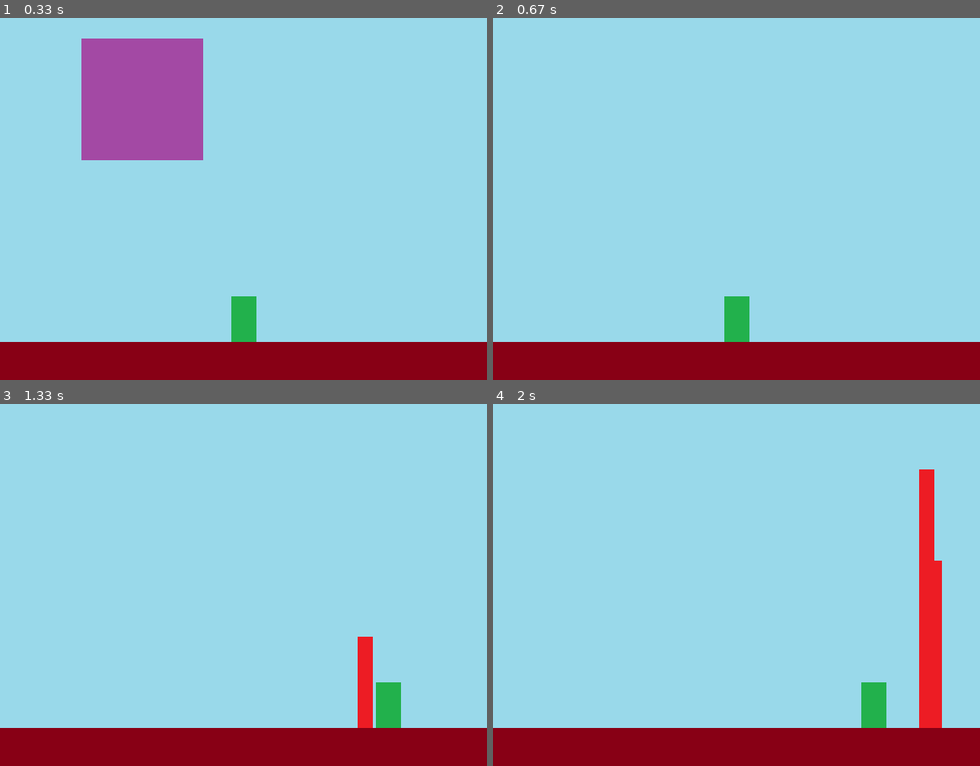
Above: before the commit, frames 1-4 (two rows, left to right).
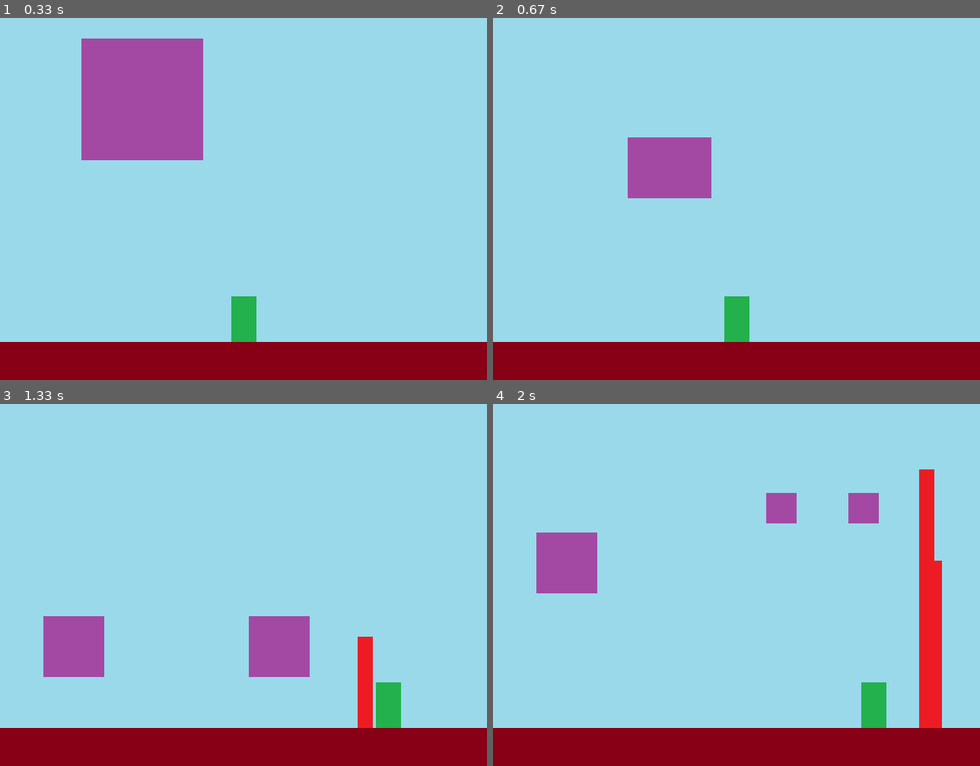
Above: after the commit, the same moments.

Repository: pitca8413/pygame
Game: pygame game, started from py_pang/05 final.py
The game is run twice, just before and just after one commit, with the same random seed, the same clock (stepped at 60 frames per second) and the same inputs.
Inputs:
- Up to frame 1 (0.33 s): no input
- Up to frame 2 (0.67 s): tap Space at 0.33 s
- Up to frame 3 (1.33 s): hold Right 0.67-1.13 s; hold Right from 1.17 s (still down); tap Space at 1.23 s
- Up to frame 4 (2 s): tap Space at 1.53, 1.73 s; release Right at 1.63 s; hold Left from 1.67 s (still down)

Frame 1 is identical in both runs. In frame 2, 2.9% of the frame differs, in the area x 27-45%, y 32-50%; in frame 3, 4.2%, in the area x 8-64%, y 58-76%; in frame 4, 3.2%.

Commit message:
6. 공 나누기

Diff:
--- a/py_pang/05 final.py
+++ b/py_pang/05 final.py
@@ -141,7 +141,30 @@
             if one_ball_rect.colliderect(one_weapon_rect):
                 remove_ball_idx = idx_ball
                 remove_weapon_idx = idx_weapon
-                print(one_ball_rect, one_weapon_rect)
+
+                # 공 추가하기
+                if one_ball['img_idx'] < 3:
+                    one_ball_width = one_ball_rect.size[0]
+                    one_ball_height = one_ball_rect.size[1]
+                    small_ball_rect = ball_img[one_ball['img_idx'] + 1].get_rect().size
+                    small_ball_width = small_ball_rect[0]
+                    small_ball_height = small_ball_rect[1]
+                    balls.append({
+                        'pos_x' : one_ball['pos_x'] + one_ball_width // 2 - small_ball_width // 2,
+                        'pos_y' : one_ball['pos_y'] + one_ball_height // 2 - small_ball_height // 2,
+                        'to_x' :  3,
+                        'to_y' : -6,
+                        'img_idx' : one_ball['img_idx'] + 1,
+                        'init_spd_y' : ball_spd_y[one_ball['img_idx'] + 1]
+                    })
+                    balls.append({
+                        'pos_x' : one_ball['pos_x'] + one_ball_width // 2 - small_ball_width // 2,
+                        'pos_y' : one_ball['pos_y'] + one_ball_height // 2 - small_ball_height // 2,
+                        'to_x' : -3,
+                        'to_y' : -6,
+                        'img_idx': one_ball['img_idx'] + 1,
+                        'init_spd_y' : ball_spd_y[one_ball['img_idx'] + 1]
+                    })
                 break
 
         # 충돌 객체(공, 무기) 지우기
